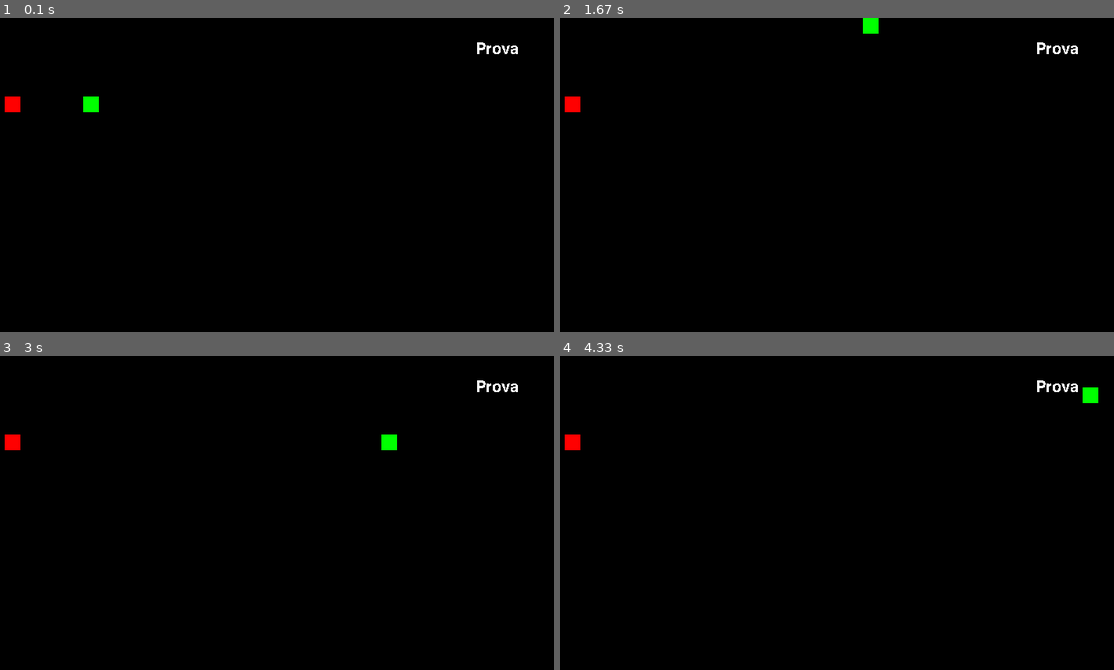
Above: before the commit, frames 1-4 (two rows, left to right).
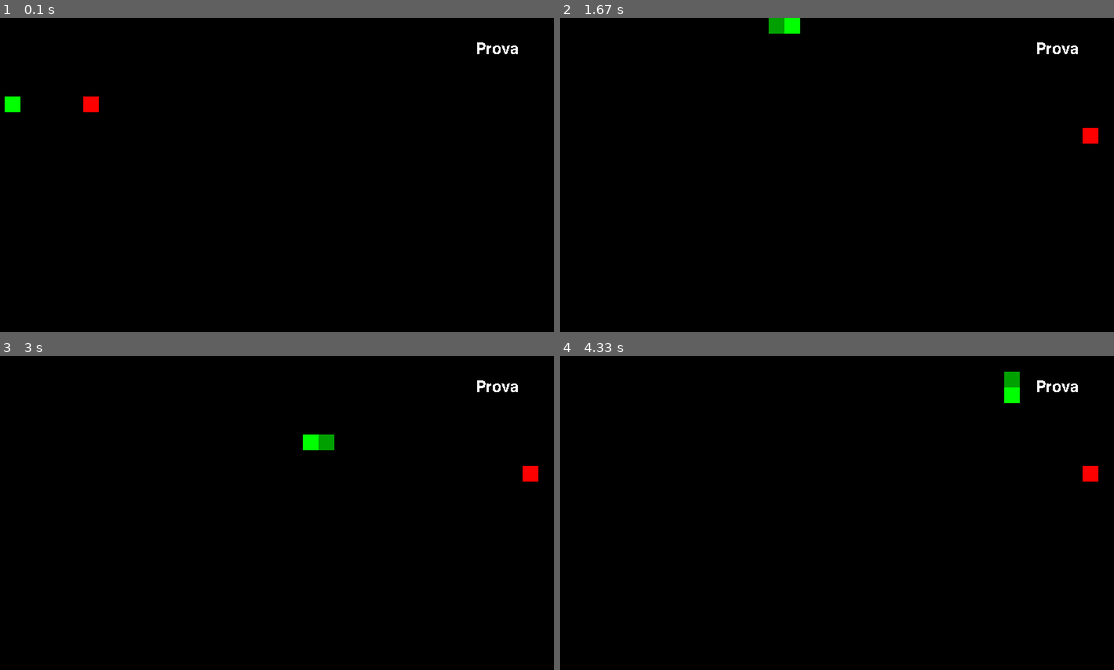
Above: after the commit, the same moments.

Repository: lolloz98/pygame_games
Game: pygame game, started from snake/main.py
Same seed, same stepped clock (60 frames per second), same inputs: the game is played once before the commit and once after it.
Inputs:
- Up to frame 1 (0.1 s): no input
- Up to frame 2 (1.67 s): hold D 0.33-0.8 s; hold W 0.83-1.13 s; hold D 1.17-1.63 s
- Up to frame 3 (3 s): hold S 2.23-2.53 s; hold A 2.57-2.97 s
- Up to frame 4 (4.33 s): hold W 3-3.37 s; hold D 3.4-4.03 s; hold S from 4.07 s (still down)

The runs differ from the first frame. In frame 1, 0.3% of the frame differs, in the area x 0-18%, y 25-30%; in frame 2, 0.7%, in the area x 0-98%, y 0-40%; in frame 3, 0.7%; in frame 4, 0.7%.

Commit message:
SNAKE Added food collision and respawn

Diff:
--- /dev/null
+++ b/snake/food.py
@@ -0,0 +1,9 @@
+import pygame
+
+
+class Food(pygame.sprite.Sprite):
+    def __init__(self, w=20, h=20, x=200, y=100):
+        super().__init__()
+        self.image = pygame.Surface((w, h))
+        self.image.fill('#FF0000')
+        self.rect = self.image.get_rect(topleft=(x, y))
--- a/snake/main.py
+++ b/snake/main.py
@@ -1,9 +1,15 @@
 import pygame
 from sys import exit
 from snake import Snake
+from tile_manager import TileManager
+from food import Food
 
 width = 800
 height = 400
+grid_w = 20
+grid_h = 20
+snake_init_x = 100
+snake_init_y = 100
 
 pygame.init()
 
@@ -14,15 +20,14 @@
 
 test_font = pygame.font.Font(None, 30)
 
-snake = Snake()
+snake = Snake(snake_init_x, snake_init_y, grid_w, grid_h)
+tile_manager = TileManager(width, height, grid_w, grid_h, snake_init_x, snake_init_y)
 
 text_surface = test_font.render('Prova', False, '#FFFFFF')
 
-food_piece_w = 20
-food_piece_h = 20
-food_surface = pygame.Surface((food_piece_w, food_piece_h))
-food_surface.fill('#FF0000')
-food_rect = food_surface.get_rect(topleft=(100, 100))
+food = Food()
+foodGroup = pygame.sprite.Group()
+foodGroup.add(food)
 
 while True:
     # draw our elements and update everything
@@ -42,17 +47,24 @@
 
     screen.fill('#000000')
 
+    foodGroup.draw(screen)
     snake.draw(screen)
 
-    if food_rect.colliderect(snake.parts[0].rect):
+    # we just move the food, no need to recreate it
+    if pygame.sprite.groupcollide(foodGroup, snake.head, True, False):
         snake.setNeedToAdd()
+        # update food
+        try:
+            food = Food(grid_w, grid_h, *tile_manager.getRandomFreeTile())
+            foodGroup.add(food)
+        except IndexError:
+            print("No more empty tiles :)")
 
     snake.applyMotion(width, height)
     snake.applyAdd()
+    tile_manager.update(len(snake), snake.headPos(), snake.tailPos())
 
-    screen.blit(food_surface, food_rect)
     screen.blit(text_surface, (700, 30))
-
     pygame.display.update()
     # this function says that the loop will not run
     # at more than 60 times per second.
--- a/snake/snake.py
+++ b/snake/snake.py
@@ -11,6 +11,15 @@
         self.motion = (0, 0)
         self.appliedMotion = (0, 0)
         self.needToAdd = False
+
+    def __len__(self):
+        return len(self.parts)
+
+    def headPos(self):
+        return self.parts[0].rect.x, self.parts[0].rect.y
+
+    def tailPos(self):
+        return self.parts[-1].rect.x, self.parts[-1].rect.y
 
     def changeMotionToUp(self):
         if self.appliedMotion[1] <= 0:
--- a/snake/tile_manager.py
+++ b/snake/tile_manager.py
@@ -14,12 +14,13 @@
         self.free.remove(self.last)
         self.snake_size = 1
 
-    def update(self, snake_size, next_x, next_y, last_x=0, last_y=0):
+    def update(self, snake_size, next, last):
         if snake_size > self.snake_size:
             self.snake_size = snake_size
             self.free.add(self.last)
-            self.last = (last_x, last_y)
-        self.free.remove((next_x, next_y))
+            self.last = last
+        if next in self.free:
+            self.free.remove(next)
 
     def getRandomFreeTile(self):
         return random.choice(list(self.free))
